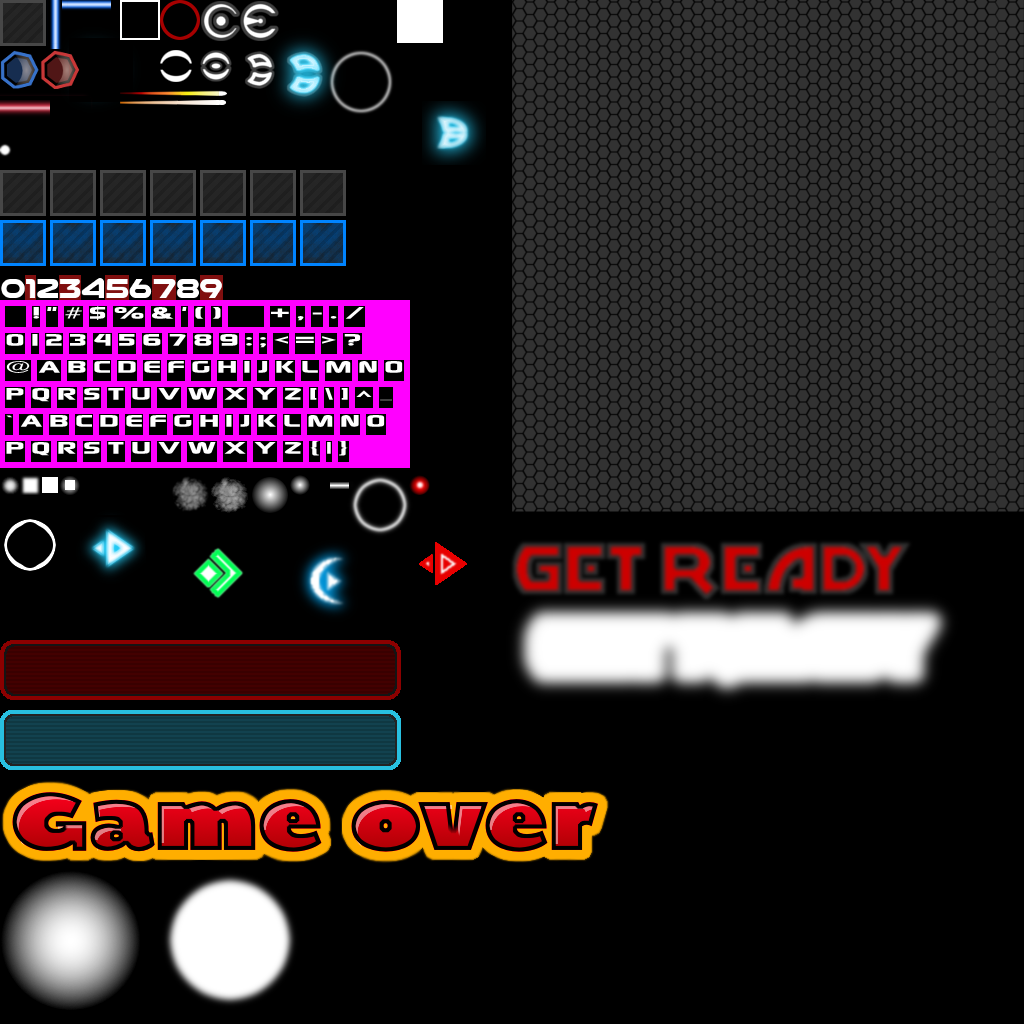
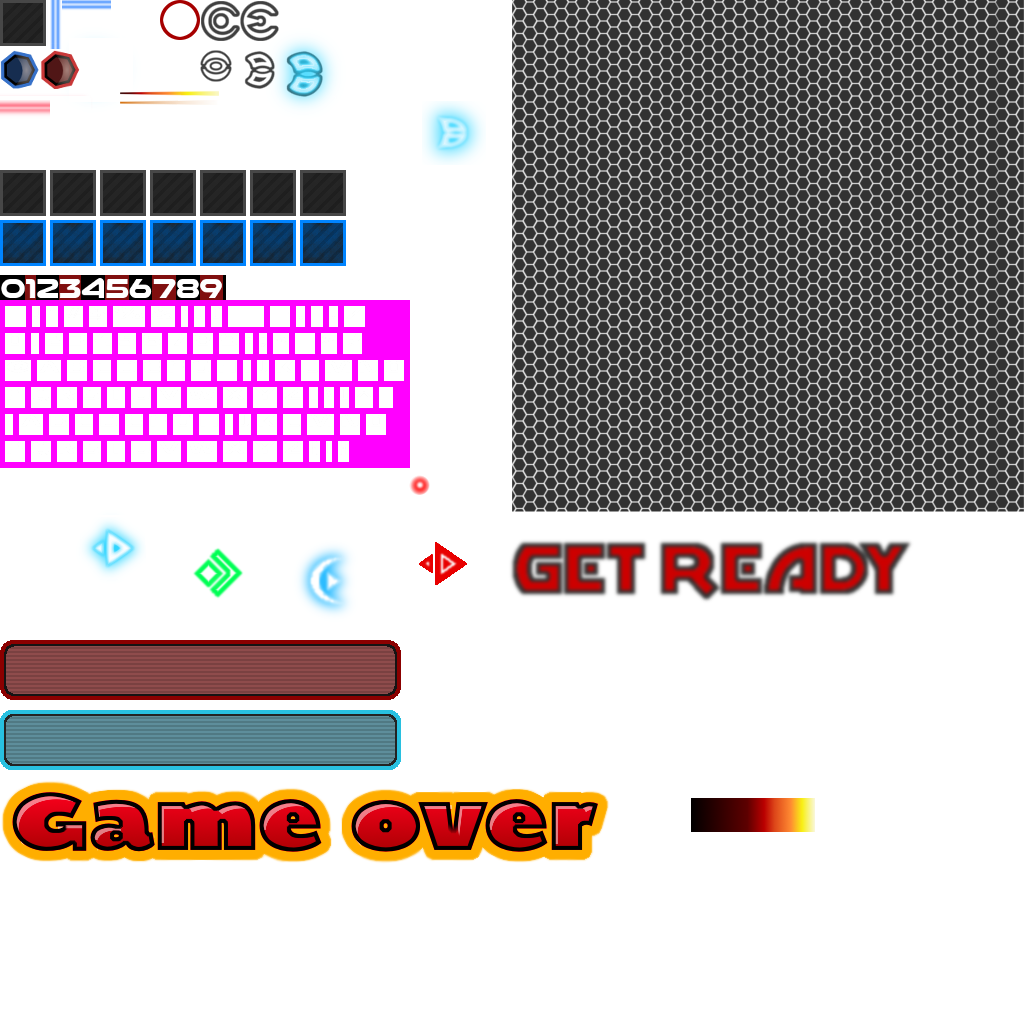
Revision of a layered 1024 × 1024 image; what changed, layer by layer:
added layer "Ebene #31" above "Ebene #33" over [330,480,350,491]
added layer "Ebene #33" above "Ebene #32" over [446,420,474,440]
added layer "Ebene #32" above "Ebene #24" over [328,420,440,497]
painted on "Ebene #24" over [330,482,815,832]
hid "Particle Black BG", moved it above "Ebene #20", painted on it over [0,475,815,832]
hid "Hintergrund" over [0,0,1024,1024]
